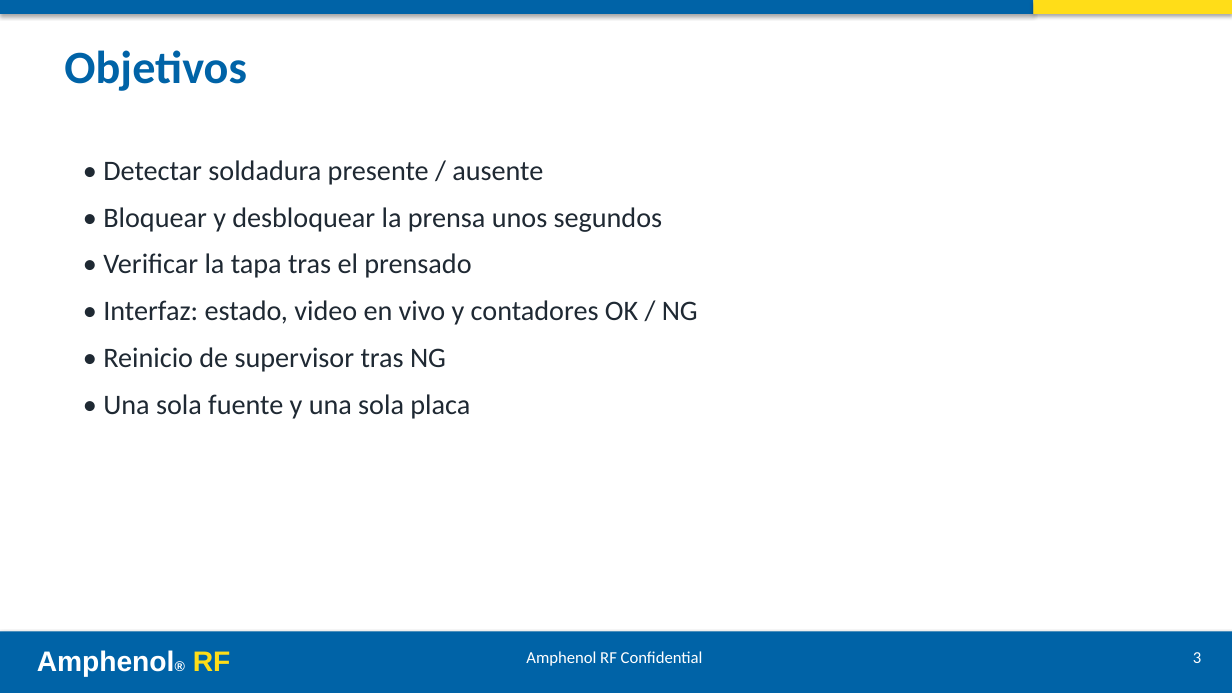
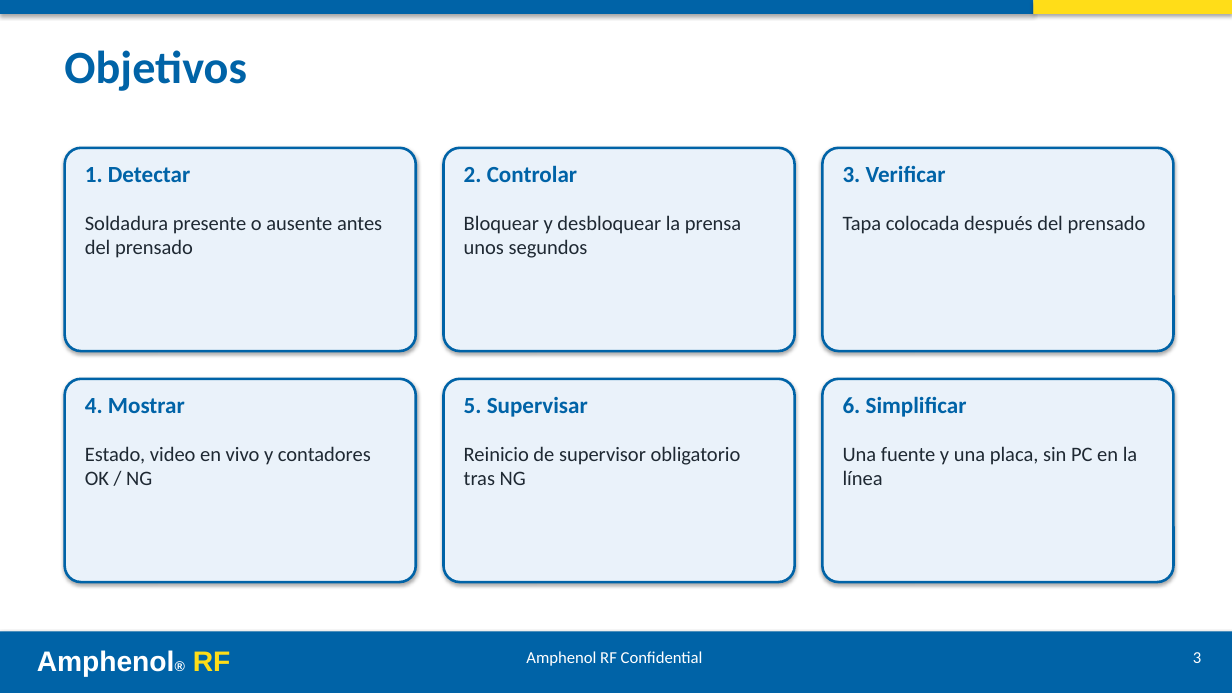
Before and after one commit to ricardosalmeron71-png/inspeccion-vision-solder-cap, a slide deck: slide 3 of docs/presentacion.pptx. Drawn at 1232x693 pixels with LibreOffice and Linux fonts; fonts in the diff are those of the drawing. Boxes give left, top, right and bottom in pixels: in the first picture for what was removed or moved away, otherwise in the second. Text is boxed around its words. In the diff, an @@ line names an element or a change of style, - is before the commit and + after.

```diff
--- a/docs/presentacion.pptx
+++ b/docs/presentacion.pptx
@@ rounded rectangle added at [65,148,416,351], fill #EAF2FA, outline #0063A7 2 pt @@
@@ rounded rectangle added at [444,148,795,351], fill #EAF2FA, outline #0063A7 2 pt @@
@@ rounded rectangle added at [823,148,1174,351], fill #EAF2FA, outline #0063A7 2 pt @@
@@ text added at [85,167,190,182], 18 pt, text #0063A7, bold @@
+1. Detectar
@@ text removed at [103,160,698,419] @@
-• Detectar soldadura presente / ausente
-• Bloquear y desbloquear la prensa unos segundos
-• Verificar la tapa tras el prensado
-• Interfaz: estado, video en vivo y contadores OK / NG
-• Reinicio de supervisor tras NG
-• Una sola fuente y una sola placa
@@ text added at [464,165,577,182], 18 pt, text #0063A7, bold @@
+2. Controlar
@@ text added at [843,165,946,182], 18 pt, text #0063A7, bold @@
+3. Verificar
@@ text added at [85,215,382,258], 16 pt, text #1F2933 @@
+Soldadura presente o ausente antes del prensado
@@ text added at [464,215,741,258], 16 pt, text #1F2933 @@
+Bloquear y desbloquear la prensa unos segundos
@@ text added at [843,215,1146,234], 16 pt, text #1F2933 @@
+Tapa colocada después del prensado
@@ rounded rectangle added at [65,379,416,582], fill #EAF2FA, outline #0063A7 2 pt @@
@@ rounded rectangle added at [444,379,795,582], fill #EAF2FA, outline #0063A7 2 pt @@
@@ rounded rectangle added at [823,379,1174,582], fill #EAF2FA, outline #0063A7 2 pt @@
@@ text added at [85,398,185,413], 18 pt, text #0063A7, bold @@
+4. Mostrar
@@ text added at [464,397,588,417], 18 pt, text #0063A7, bold @@
+5. Supervisar
@@ text added at [843,396,967,417], 18 pt, text #0063A7, bold @@
+6. Simplificar
@@ text added at [85,446,371,485], 16 pt, text #1F2933 @@
+Estado, video en vivo y contadores OK / NG
@@ text added at [464,446,741,485], 16 pt, text #1F2933 @@
+Reinicio de supervisor obligatorio tras NG
@@ text added at [843,446,1138,485], 16 pt, text #1F2933 @@
+Una fuente y una placa, sin PC en la línea
```
Also in this commit, not shown: 11 other slides changed, 4 slides added, 1 slide removed, 17 other files.
